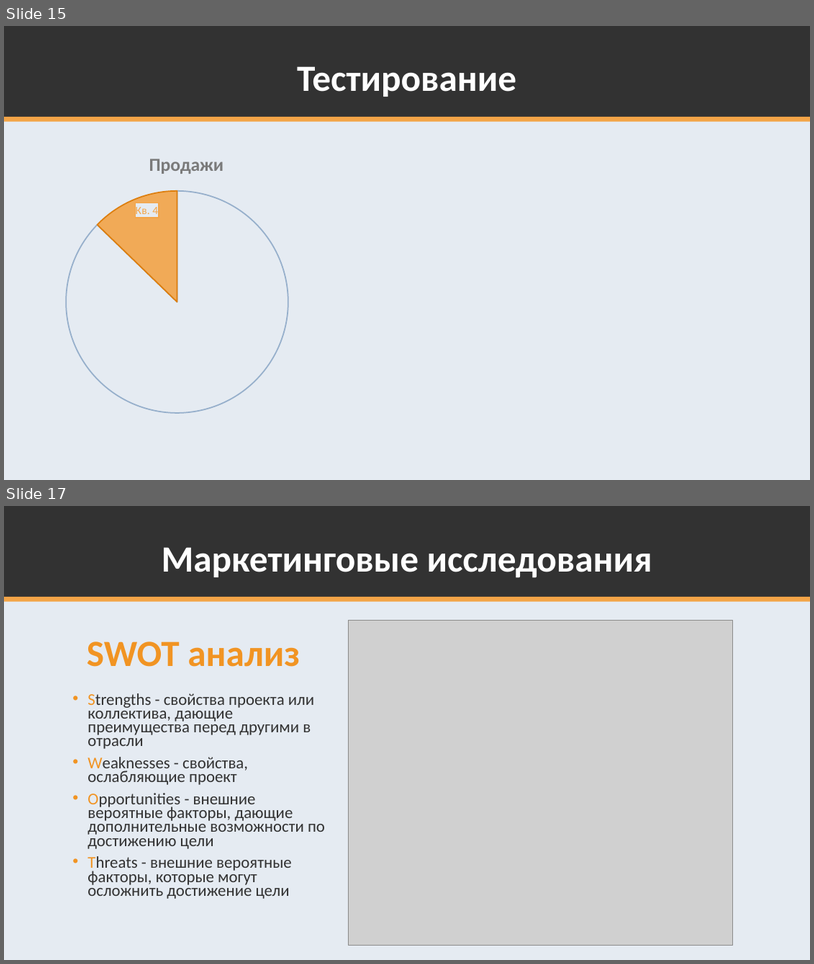
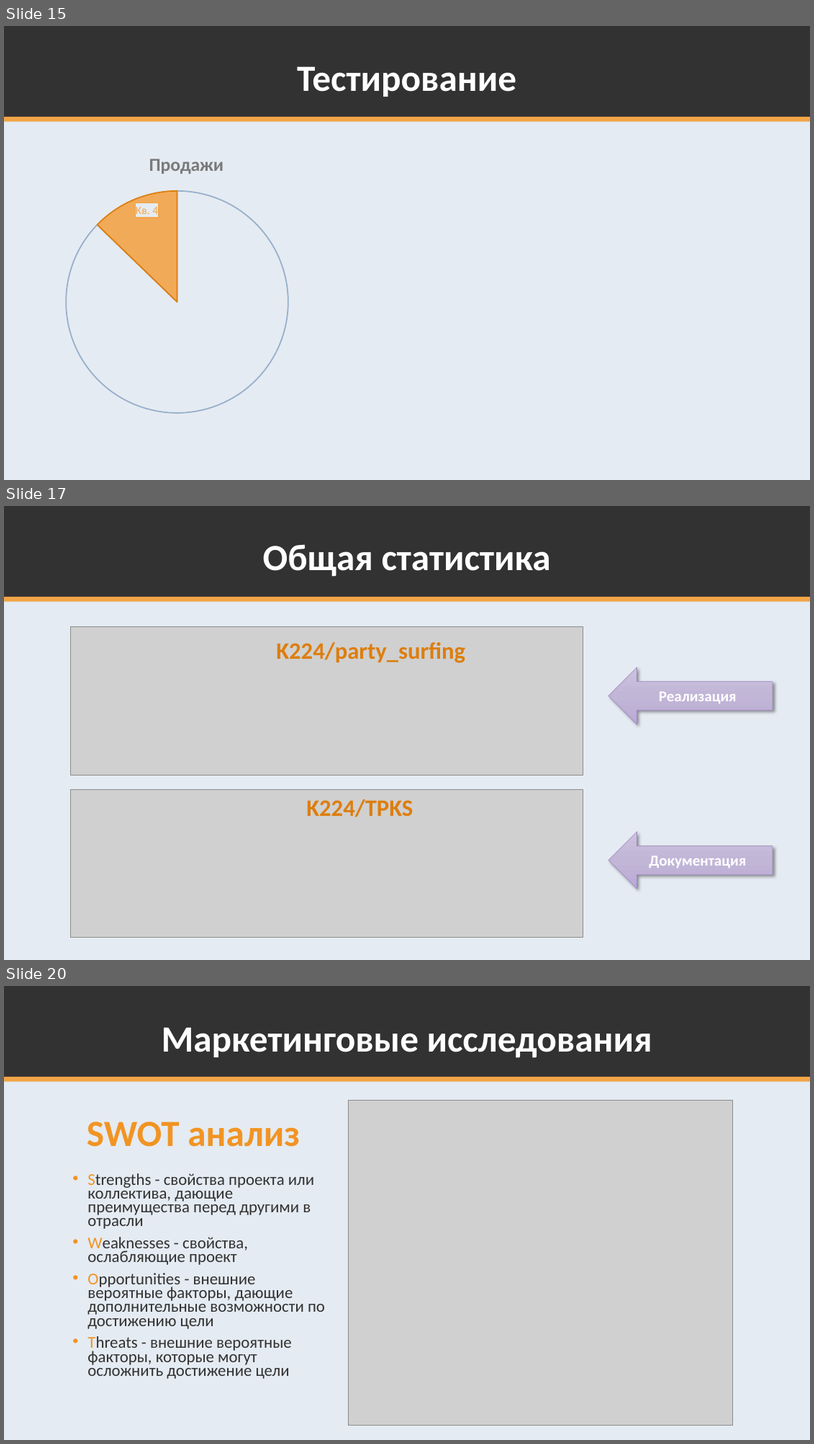
Before and after one commit to K224/TPKS, a slide deck: k224-docs/Servis_po_organizatsii_i_poisku_meropriaty_Par.pptx. Shown one above the other, each under a label of ours: slides 15 and 17 before the commit, slides 15, 17 and 20 after it; the slides between them are not shown. The pictures are 814x964 and 814x1444 pixels, drawn with LibreOffice and Linux fonts; fonts in the diff are those of the drawing; grey boxes stand for pictures. Boxes give left, top, right and bottom in pixels: in the first picture for what was removed or moved away, otherwise in the second. Text is boxed around its words. In the diff, an @@ line names an element or a change of style, - is before the commit and + after.

```diff
--- a/k224-docs/Servis_po_organizatsii_i_poisku_meropriaty_Par.pptx
+++ b/k224-docs/Servis_po_organizatsii_i_poisku_meropriaty_Par.pptx
@@ slide 17 added at (x1=4, y1=506, x2=810, y2=960), background #E5EBF2; not listed: 3 template elements that a slide beside it also shows @@
@@ title added at (x1=263, y1=544, x2=551, y2=577), 44 pt, text #FFFFFF, bold @@
+Общая статистика
@@ picture added at (x1=70, y1=626, x2=584, y2=775) @@
@@ text added at (x1=276, y1=642, x2=466, y2=663), 28 pt, text #DD7E0E, bold @@
+K224/party_surfing
@@ left arrow added at (x1=609, y1=667, x2=773, y2=724), fill gradient #CDC3DF to #C3B6D8 to #BAABD4, outline #9C85C0 0.5 pt, 18 pt, text #FFFFFF, bold @@
+Реализация
@@ picture added at (x1=70, y1=789, x2=584, y2=937) @@
@@ text added at (x1=306, y1=799, x2=413, y2=817), 28 pt, text #DD7E0E, bold @@
+K224/TPKS
@@ left arrow added at (x1=609, y1=831, x2=773, y2=888), fill gradient #CDC3DF to #C3B6D8 to #BAABD4, outline #9C85C0 0.5 pt, 18 pt, text #FFFFFF, bold @@
+Документация
@@ what was slide 17 is now slide 20 @@
```
Also in this commit, not shown: 3 other slides added, 1 slide removed.
